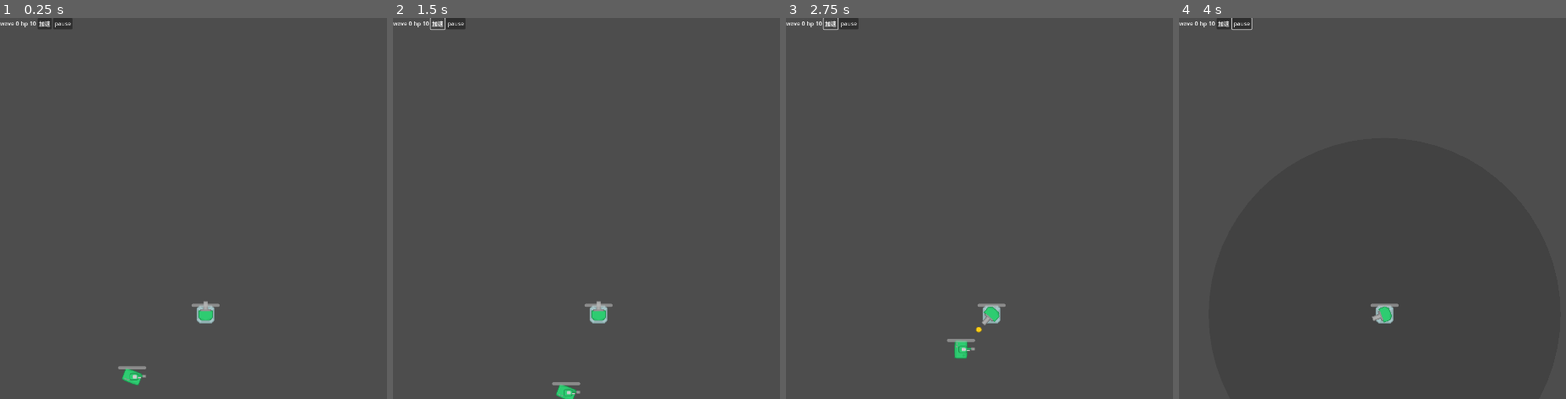
Above: before the commit, frames 1-4 (left to right).
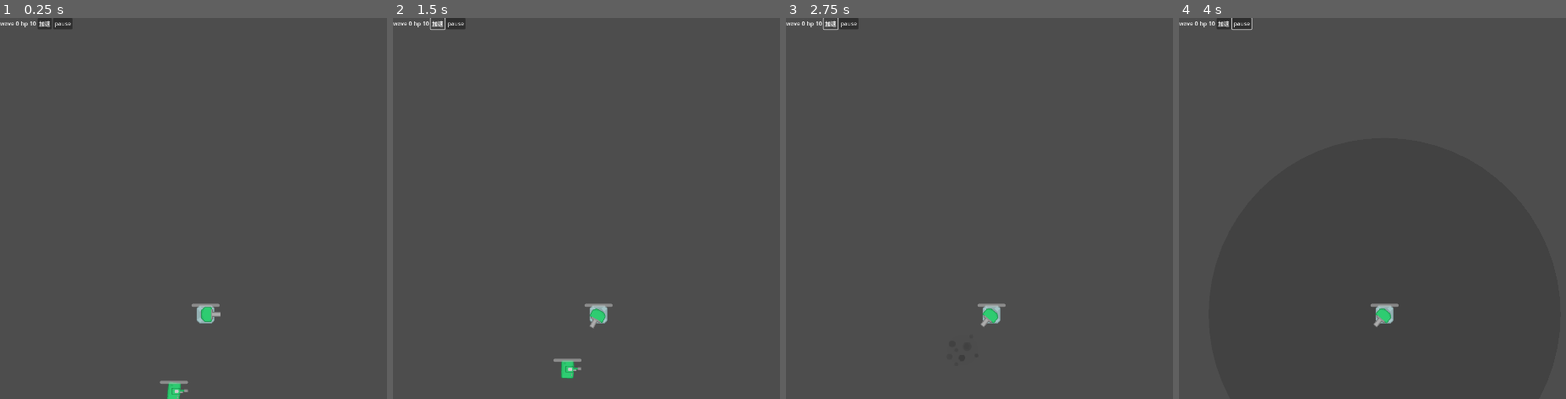
Above: after the commit, the same moments.

Repository: absolve/machine-TD
Game: Godot game, scene res://scene/map.tscn
The game is run twice, just before and just after one commit, with the same random seed, the same clock (stepped at 60 frames per second) and the same inputs. This scene is started directly instead of the project's main scene.
Inputs (mouse positions are in pixels of both pictures, inside the frame that each line leads up to):
- Up to frame 1 (0.25 s): no input
- Up to frame 2 (1.5 s): click "加速" at 0.5 s; click "加速" at 1.25 s
- Up to frame 3 (2.75 s): click "加速" at 2 s
- Up to frame 4 (4 s): click "pause" at 2.75 s; move the mouse to (1384, 315) at 3.52 s; click (1384, 315) at 3.67 s

The runs differ from the first frame. In frame 1, 0.6% of the frame differs, in the area x 30-57%, y 74-100%; in frame 2, 0.5%; in frame 3, 0.3%; in frame 4, 0.1%.

Commit message:
更新功能

Diff:
--- a/machine-td/scene/gunTower.tscn
+++ b/machine-td/scene/gunTower.tscn
@@ -1,8 +1,9 @@
-[gd_scene load_steps=9 format=3 uid="uid://di6u5yfi44083"]
+[gd_scene load_steps=10 format=3 uid="uid://di6u5yfi44083"]
 
 [ext_resource type="PackedScene" uid="uid://c7fck7k88qhrn" path="res://scene/Tower.tscn" id="1_64uc6"]
 [ext_resource type="Script" uid="uid://h5w308vyc8yt" path="res://script/gun_tower.gd" id="2_i5mjb"]
 [ext_resource type="Texture2D" uid="uid://b85d7hnm7nf8j" path="res://sprite/towerDefense_tilesheet.png" id="3_k8n1u"]
+[ext_resource type="Texture2D" uid="uid://bgmucqhp44lo6" path="res://sprite/tower_tilesheet.png" id="4_k8n1u"]
 
 [sub_resource type="AtlasTexture" id="AtlasTexture_86lx6"]
 atlas = ExtResource("3_k8n1u")
@@ -22,15 +23,15 @@
 [sub_resource type="CircleShape2D" id="CircleShape2D_5i26j"]
 radius = 200.0
 
-[sub_resource type="AtlasTexture" id="AtlasTexture_5i26j"]
-atlas = ExtResource("3_k8n1u")
-region = Rect2(1216, 640, 64, 64)
+[sub_resource type="AtlasTexture" id="AtlasTexture_k4bnm"]
+atlas = ExtResource("4_k8n1u")
+region = Rect2(0, 0, 64, 64)
 
 [sub_resource type="SpriteFrames" id="SpriteFrames_k8n1u"]
 animations = [{
 "frames": [{
 "duration": 1.0,
-"texture": SubResource("AtlasTexture_5i26j")
+"texture": SubResource("AtlasTexture_k4bnm")
 }],
 "loop": false,
 "name": &"default",
@@ -52,10 +53,10 @@
 
 [node name="turret" parent="." index="2"]
 sprite_frames = SubResource("SpriteFrames_k8n1u")
-offset = Vector2(0, -10)
+offset = Vector2(16, 0)
 
 [node name="Marker2D" parent="turret" index="0"]
-position = Vector2(0, -40)
+position = Vector2(45, 0)
 
 [connection signal="area_entered" from="radar" to="." method="_on_radar_area_entered"]
 [connection signal="area_exited" from="radar" to="." method="_on_radar_area_exited"]
--- a/machine-td/scene/map.tscn
+++ b/machine-td/scene/map.tscn
@@ -337,7 +337,7 @@
 curve = SubResource("Curve2D_wpp1k")
 
 [node name="enemy" parent="." instance=ExtResource("3_h0nt1")]
-position = Vector2(352, 1008)
+position = Vector2(488, 1056)
 
 [node name="Tower" parent="." instance=ExtResource("4_nf54y")]
 position = Vector2(584, 840)
--- a/machine-td/script/gun_tower.gd
+++ b/machine-td/script/gun_tower.gd
@@ -10,10 +10,13 @@
 func _physics_process(_delta):
 	var temp=getTarget()
 	if temp:
-
-		turret.look_at(temp.global_position)
-		turret.rotate(deg_to_rad(90))
-		fire(temp)
+		var direction=(temp.global_position-turret.global_position).normalized()
+		var target_angle = direction.angle()
+		#turret.rotate(deg_to_rad(90))
+		turret.rotation = lerp_angle(turret.rotation, target_angle, rotationSpeed * _delta)
+		#turret.look_at(temp.global_position)
+		if abs(turret.rotation-target_angle)<.1:
+			fire(temp)
 
 
 func fire(t):
--- a/machine-td/script/mini_tank.gd
+++ b/machine-td/script/mini_tank.gd
@@ -2,7 +2,7 @@
 
 
 func _ready():
-	speed=100
+	speed=50
 
 func hurt(_num):
 	hp-=_num
--- a/machine-td/script/tower.gd
+++ b/machine-td/script/tower.gd
@@ -7,6 +7,7 @@
 var target=[] #目标集合
 var canShot=true
 var selected=false #选中
+var rotationSpeed=10
 
 @onready var rader=$radar
 @onready var base=$base
Binary file added: machine-td/sprite/tower_tilesheet.png
